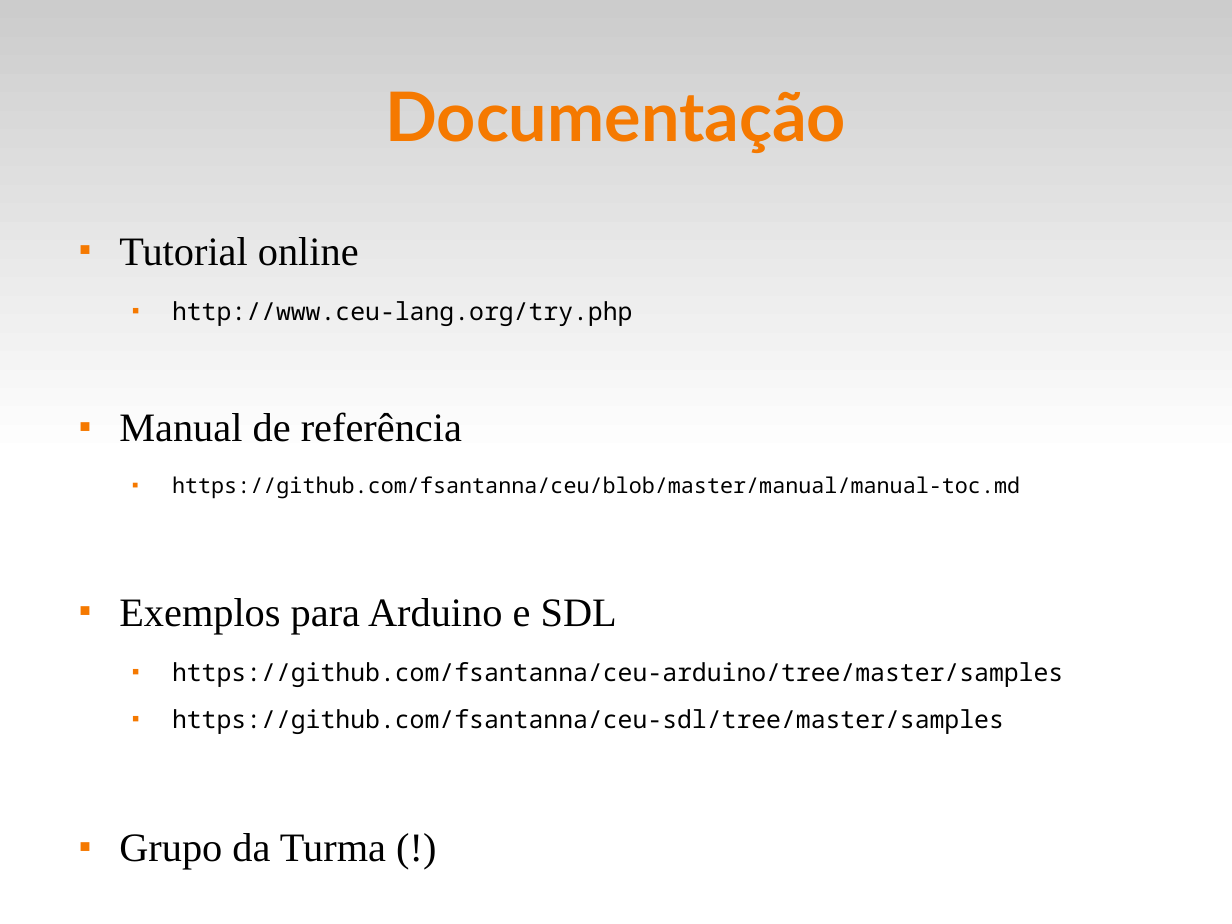
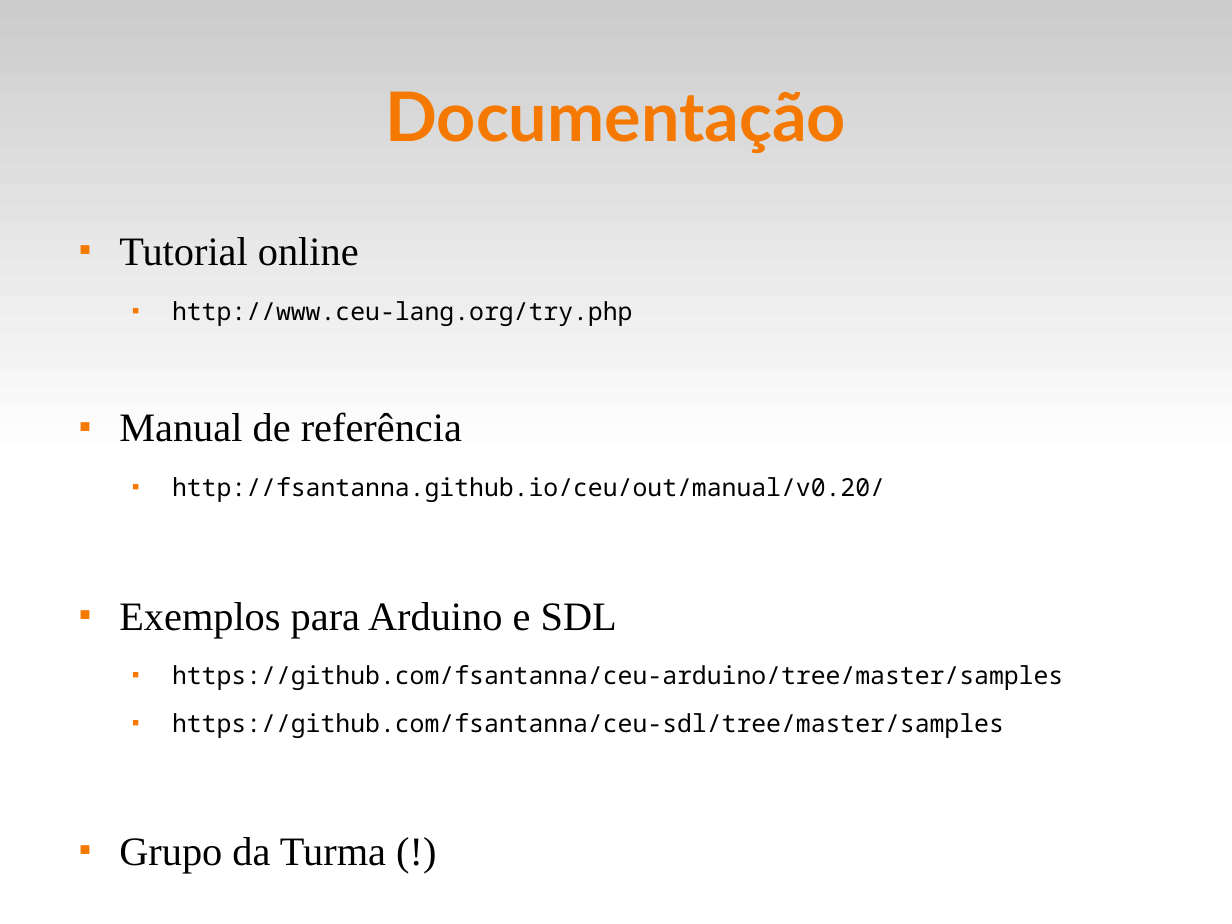
Before and after one commit to fsantanna-uerj/reativos, a slide deck: slide 22 of slides/06_ceu.odp (slide 21 before the commit). Drawn at 1232x924 pixels with LibreOffice and Linux fonts; fonts in the diff are those of the drawing. Boxes give left, top, right and bottom in pixels: in the first picture for what was removed or moved away, otherwise in the second. Text is boxed around its words. In the diff, an @@ line names an element or a change of style, - is before the commit and + after.

```diff
--- a/slides/06_ceu.odp
+++ b/slides/06_ceu.odp
@@ text at bbox=[172, 477, 885, 502]: text changed; size 14 to 16 pt @@
-  ■ https://github.com/fsantanna/ceu/blob/master/manual/manual-toc.md
+  ■ http://fsantanna.github.io/ceu/out/manual/v0.20/
```
Also in this commit, not shown: 2 other slides changed, 1 slide added, 9 other files.
